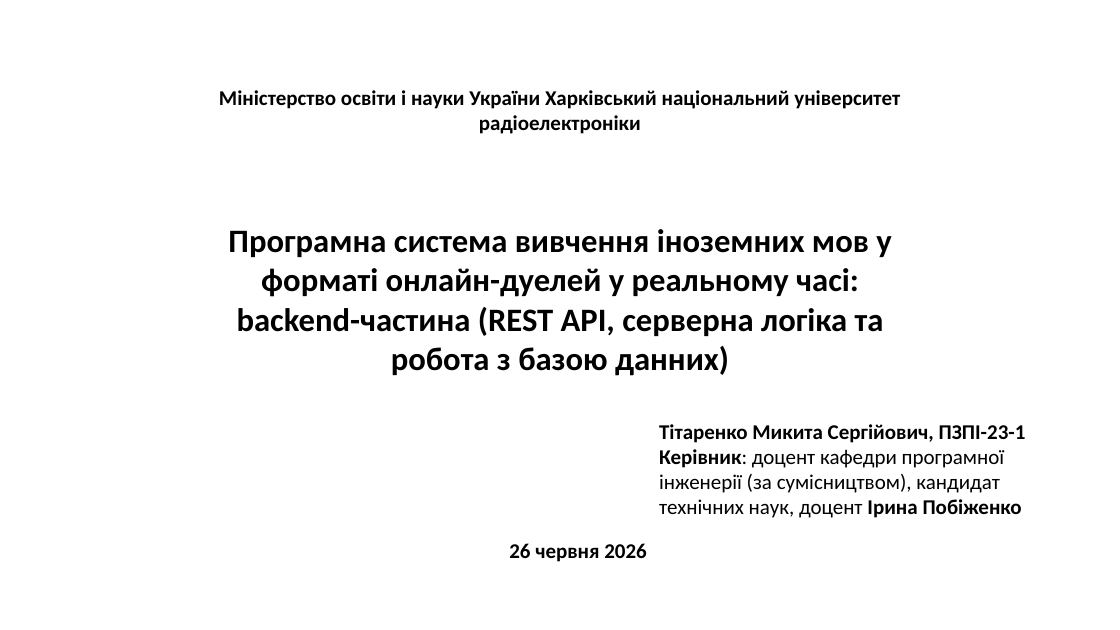
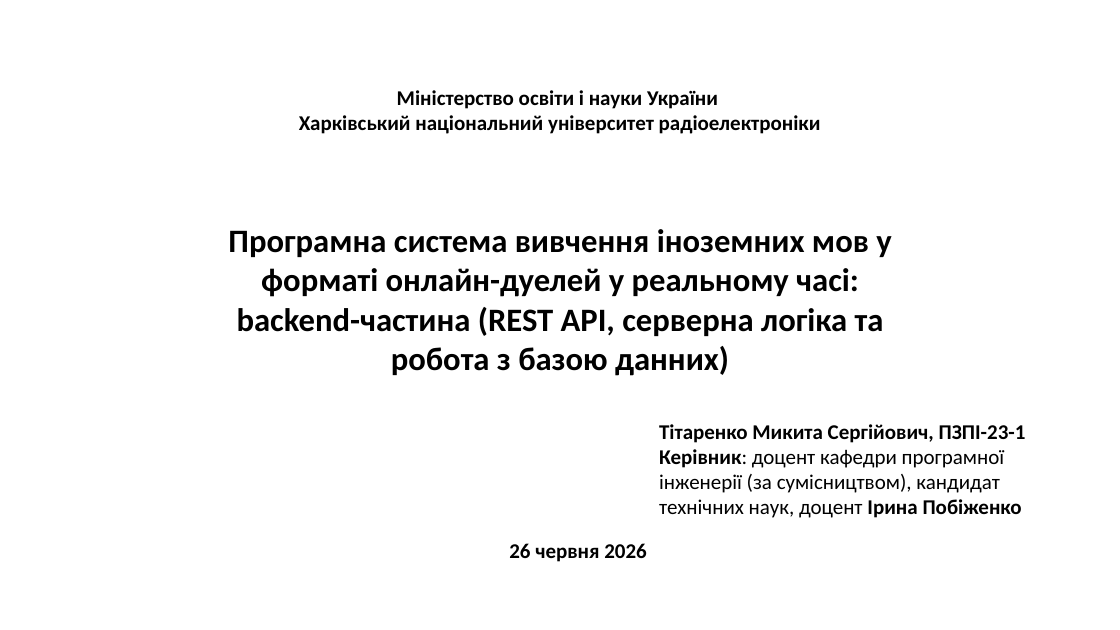
Before and after one commit to NureTitarenkoMykyta/2025_B_KKP_PZPI-23-1_Titarenko_M_S, a slide deck: slide 1 of 2026_Б_ККП_ПЗПІ-23-1_Тітаренко_М_С/2026_Б_ККП_ПЗПІ-23-1_Тітаренко_М_С.pptx. Drawn at 1120x630 pixels with LibreOffice and Linux fonts; fonts in the diff are those of the drawing; background and template pictures are left out. Boxes give left, top, right and bottom in pixels: in the first picture for what was removed or moved away, otherwise in the second. Text is boxed around its words. In the diff, an @@ line names an element or a change of style, - is before the commit and + after.

Commit message:
fix: presentation, project and specification

```diff
--- a/2026_Б_ККП_ПЗПІ-23-1_Тітаренко_М_С/2026_Б_ККП_ПЗПІ-23-1_Тітаренко_М_С.pptx
+++ b/2026_Б_ККП_ПЗПІ-23-1_Тітаренко_М_С/2026_Б_ККП_ПЗПІ-23-1_Тітаренко_М_С.pptx
@@ text at <box>299,90,821,134</box>: text changed @@
-Міністерство освіти і науки України Харківський національний університет радіоелектроніки
+Міністерство освіти і науки України
+Харківський національний університет радіоелектроніки
```
Also in this commit, not shown: 4 other files.
